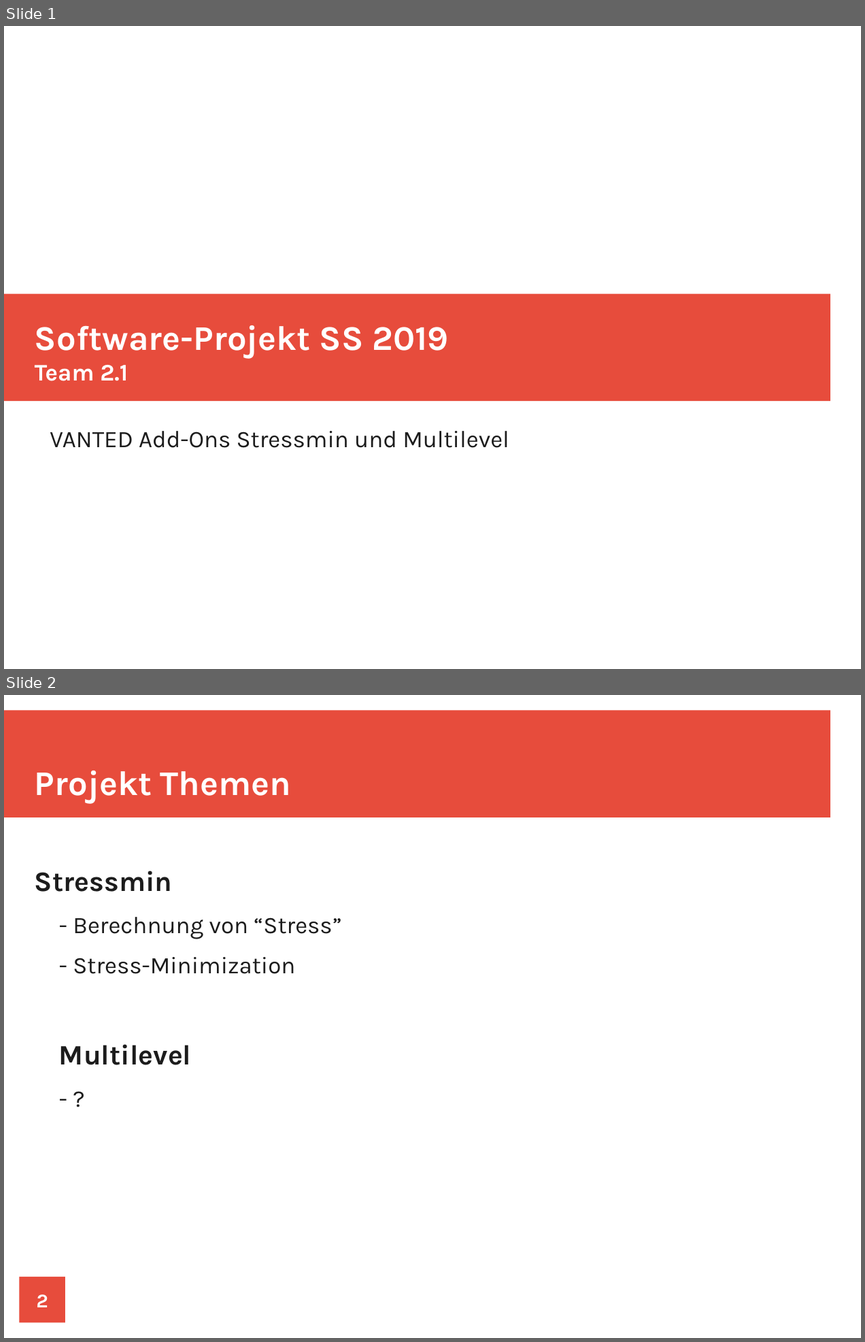
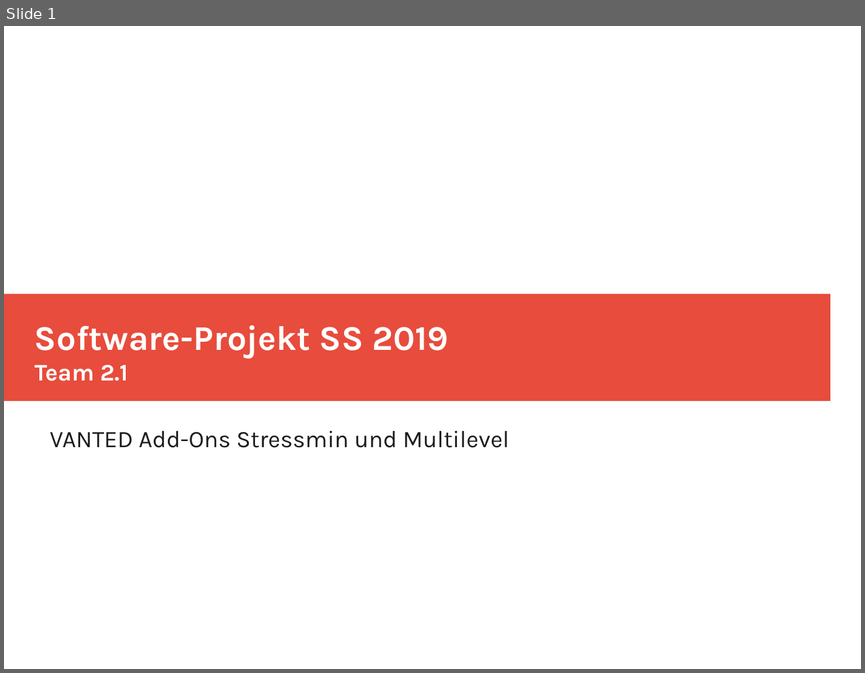
Before and after one commit to LSI-UniKonstanz/vanted, a slide deck: stressminimization/orga/presentation/Präsentation.odp. Shown one above the other, each under a label of ours: slides 1 and 2 before the commit, slide 1 after it. The pictures are 865x1342 and 865x673 pixels, drawn with LibreOffice and Linux fonts; fonts in the diff are those of the drawing. Boxes give left, top, right and bottom in pixels: in the first picture for what was removed or moved away, otherwise in the second. Text is boxed around its words. In the diff, an @@ line names an element or a change of style, - is before the commit and + after.

```diff
--- a/stressminimization/orga/presentation/Präsentation.odp
+++ b/stressminimization/orga/presentation/Präsentation.odp
@@ slide 2 removed at [4,695,861,1338], background #FFFFFF @@
@@ rectangle removed at [4,711,830,818] @@
@@ title removed at [35,770,291,803] @@
-Projekt Themen
@@ text removed at [35,870,341,1065] @@
-Stressmin
-  - Berechnung von “Stress”
-  - Stress-Minimization
-Multilevel
-  - ?
@@ rectangle removed at [75,1261,861,1338] @@
@@ page number removed at [20,1276,65,1323] @@
-2
```
Also in this commit, not shown: 4 slides changed, 5 slides added, 1 other slide removed, 4 other files.
